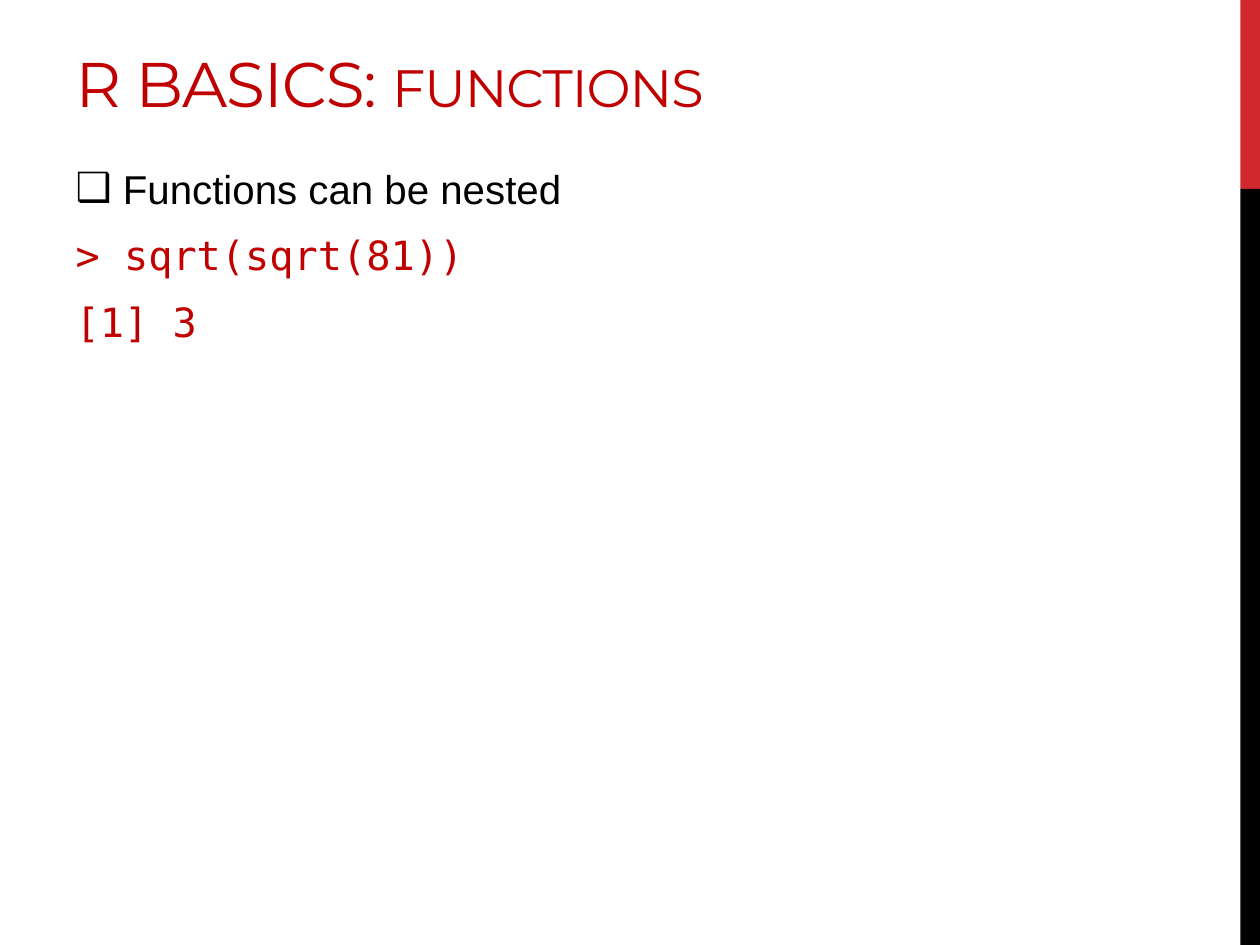
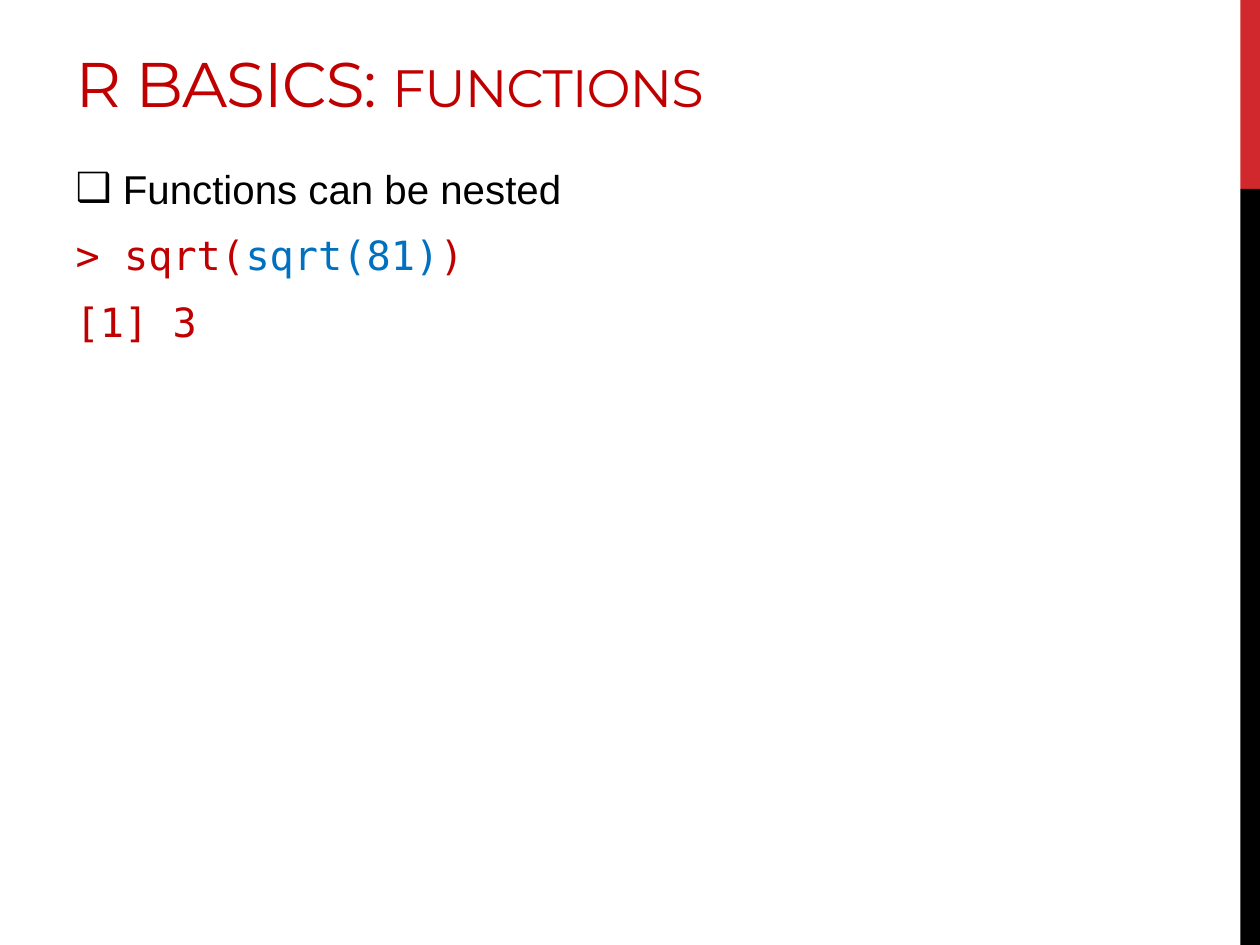
Before and after one commit to DanielleQuinn/RBarMUN, a slide deck: slide 15 of IntroWorkshop/RBar_IntroI.pptx. Drawn at 1260x945 pixels with LibreOffice and Linux fonts; fonts in the diff are those of the drawing. Boxes give left, top, right and bottom in pixels: in the first picture for what was removed or moved away, otherwise in the second. Text is boxed around its words. In the diff, an @@ line names an element or a change of style, - is before the commit and + after.

```diff
--- a/IntroWorkshop/RBar_IntroI.pptx
+++ b/IntroWorkshop/RBar_IntroI.pptx
@@ text at bbox=[124, 239, 464, 279]: text colour #C00000 to #0070C0 in "sqrt(sqrt(81))" @@
```
Also in this commit, not shown: 2 other slides changed, 1 other file.
